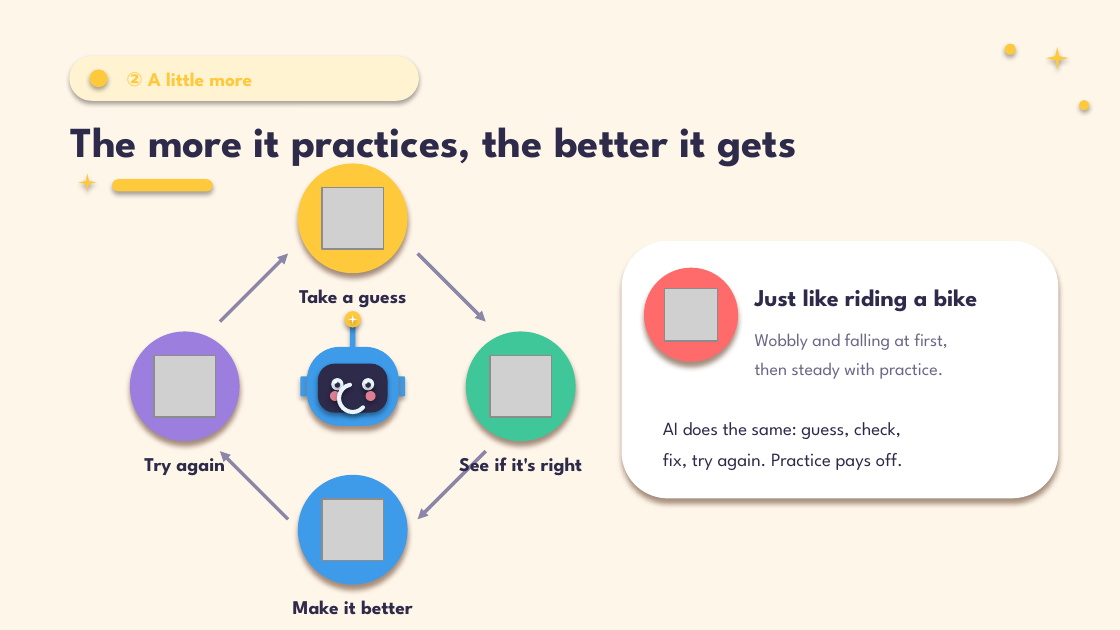
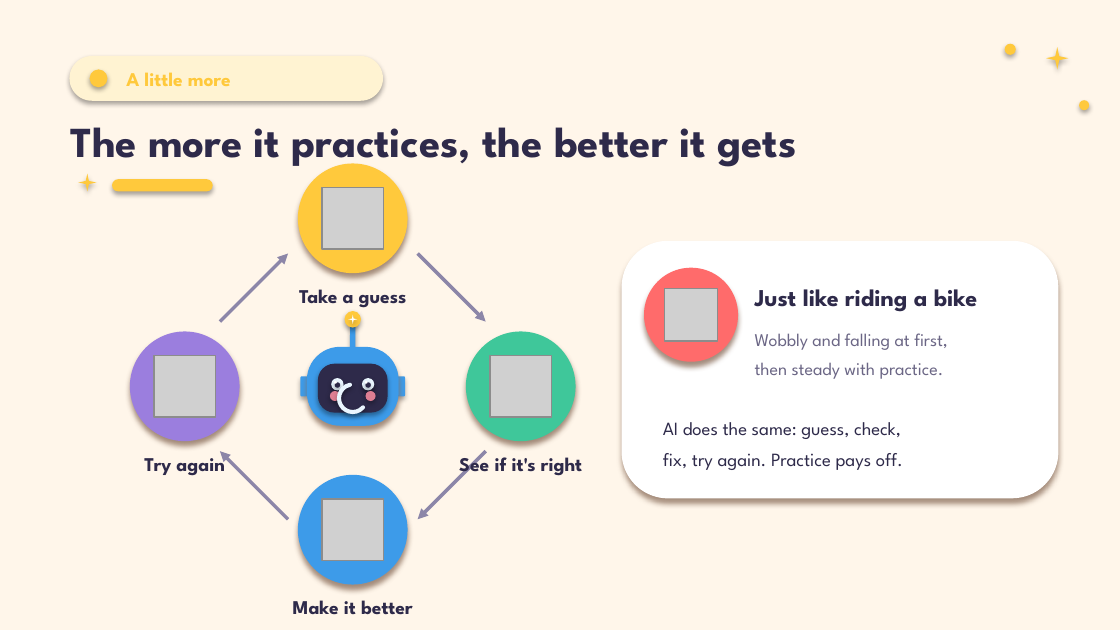
Before and after one commit to addsumtech/slides_maker-site, a slide deck: slide 6 of templates/decks/en/kids-ai-explainer/template.pptx. Drawn at 1120x630 pixels with LibreOffice and Linux fonts; fonts in the diff are those of the drawing; grey boxes stand for pictures. Boxes give left, top, right and bottom in pixels: in the first picture for what was removed or moved away, otherwise in the second. Text is boxed around its words. In the diff, an @@ line names an element or a change of style, - is before the commit and + after.

```diff
--- a/templates/decks/en/kids-ai-explainer/template.pptx
+++ b/templates/decks/en/kids-ai-explainer/template.pptx
@@ rounded rectangle: place and size @@
-rounded rectangle at [69,56,419,101]
+rounded rectangle at [69,56,383,101]
@@ text at [126,72,231,86]: text changed @@
-② A little more
+A little more
```
Also in this commit, not shown: 1 other slide changed, 14 other files.
